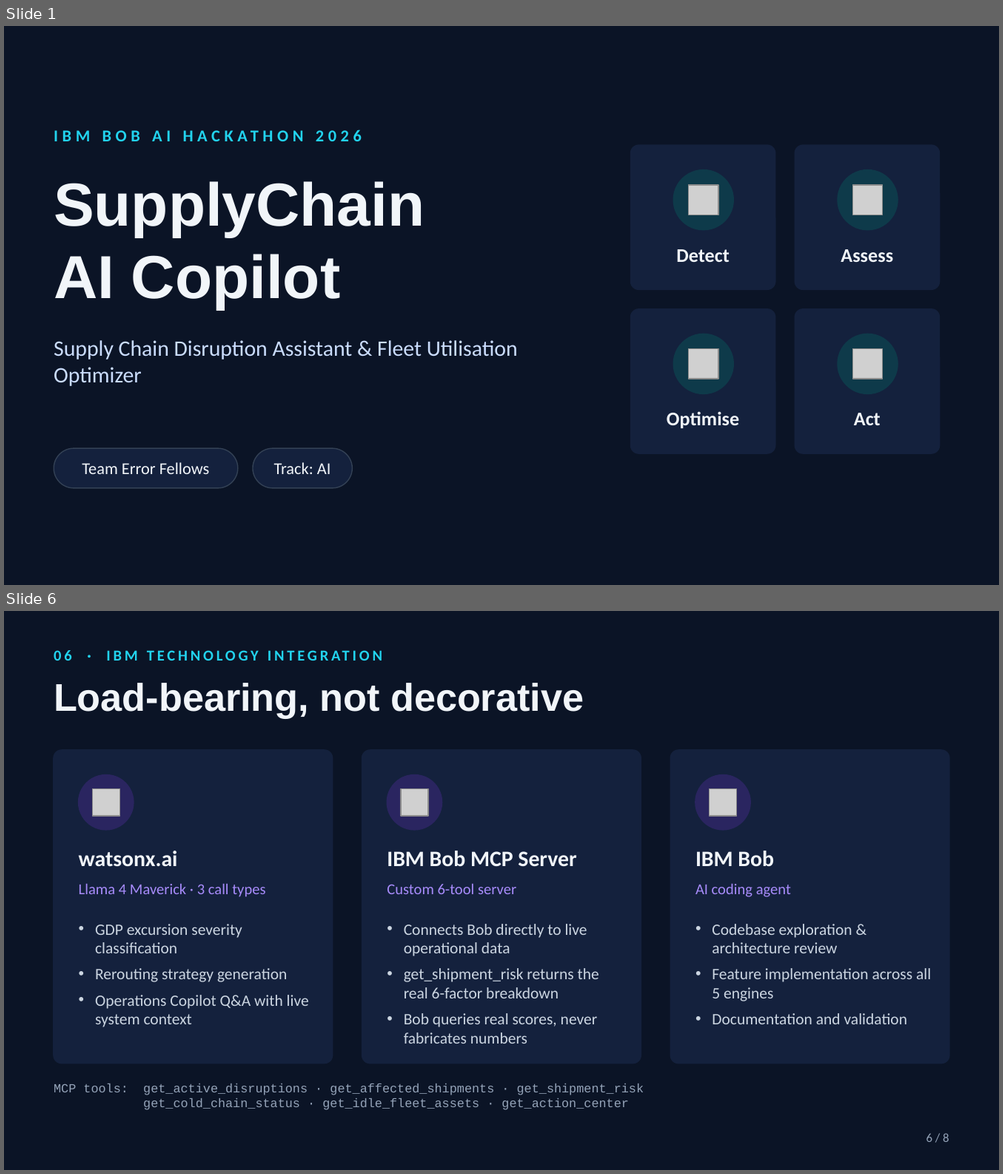
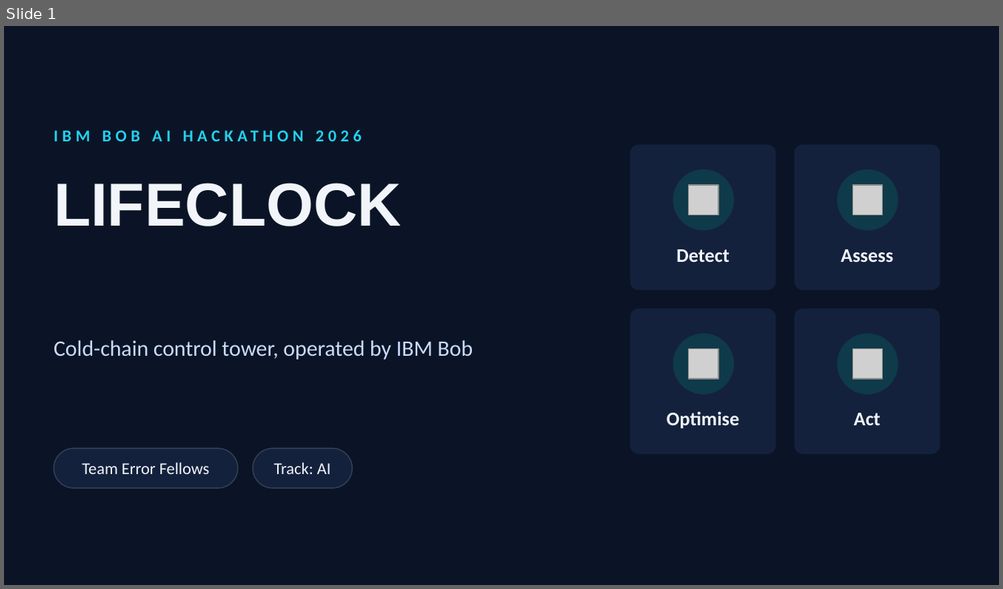
Before and after one commit to priyank-projectwork/bob-ai-hackathon-error-fellows, a slide deck: presentation/slides.pptx. Shown one above the other, each under a label of ours: slides 1 and 6 before the commit, slide 1 after it; the slides between them are not shown. The pictures are 1003x1174 and 1003x589 pixels, drawn with LibreOffice and Linux fonts; fonts in the diff are those of the drawing; grey boxes stand for pictures. Boxes give left, top, right and bottom in pixels: in the first picture for what was removed or moved away, otherwise in the second. Text is boxed around its words. In the diff, an @@ line names an element or a change of style, - is before the commit and + after.

```diff
--- a/presentation/slides.pptx
+++ b/presentation/slides.pptx
@@ slide 6 removed at [4, 611, 999, 1170], background #0B1426 @@
@@ text removed at [54, 650, 72, 661] @@
-06 · IBM TECHNOLOGY INTEGRATION
@@ text removed at [54, 683, 583, 718] @@
-Load-bearing, not decorative
@@ rounded rectangle removed at [54, 750, 333, 1064] @@
@@ rounded rectangle removed at [362, 750, 640, 1064] @@
@@ rounded rectangle removed at [670, 750, 949, 1064] @@
@@ ellipse removed at [79, 775, 134, 830] @@
@@ ellipse removed at [387, 775, 441, 830] @@
@@ ellipse removed at [695, 775, 750, 830] @@
@@ picture removed at [93, 789, 120, 817] @@
@@ picture removed at [401, 789, 429, 817] @@
@@ picture removed at [709, 789, 737, 817] @@
@@ text removed at [79, 851, 178, 867] @@
-watsonx.ai
@@ text removed at [387, 851, 576, 867] @@
-IBM Bob MCP Server
@@ text removed at [695, 851, 774, 866] @@
-IBM Bob
@@ text removed at [79, 883, 265, 897] @@
-Llama 4 Maverick · 3 call types
@@ text removed at [387, 883, 516, 894] @@
-Custom 6-tool server
@@ text removed at [695, 883, 791, 897] @@
-AI coding agent
@@ text removed at [95, 924, 309, 1028] @@
-• GDP excursion severity classification
-• Rerouting strategy generation
-• Operations Copilot Q&A with live system context
@@ text removed at [404, 924, 599, 1044] @@
-• Connects Bob directly to live operational data
-• get_shipment_risk returns the real 6-factor breakdown
-• Bob queries real scores, never fabricates numbers
@@ text removed at [711, 924, 930, 1025] @@
-• Codebase exploration & architecture review
-• Feature implementation across all 5 engines
-• Documentation and validation
@@ text removed at [54, 1084, 644, 1111] @@
-MCP tools: get_active_disruptions · get_affected_shipments · get_shipment_risk
-get_cold_chain_status · get_idle_fleet_assets · get_action_center
@@ text removed at [926, 1133, 949, 1142] @@
-6 / 8
@@ slide 1 changed as well @@
@@ text at [54, 183, 401, 227]: text changed @@
-SupplyChain
-AI Copilot
+LIFECLOCK
@@ text at [54, 340, 473, 360]: text changed @@
-Supply Chain Disruption Assistant & Fleet Utilisation Optimizer
+Cold-chain control tower, operated by IBM Bob
```
Also in this commit, not shown: 2 other slides changed, 1 slide added, 4 other slides removed, 1 other file.
